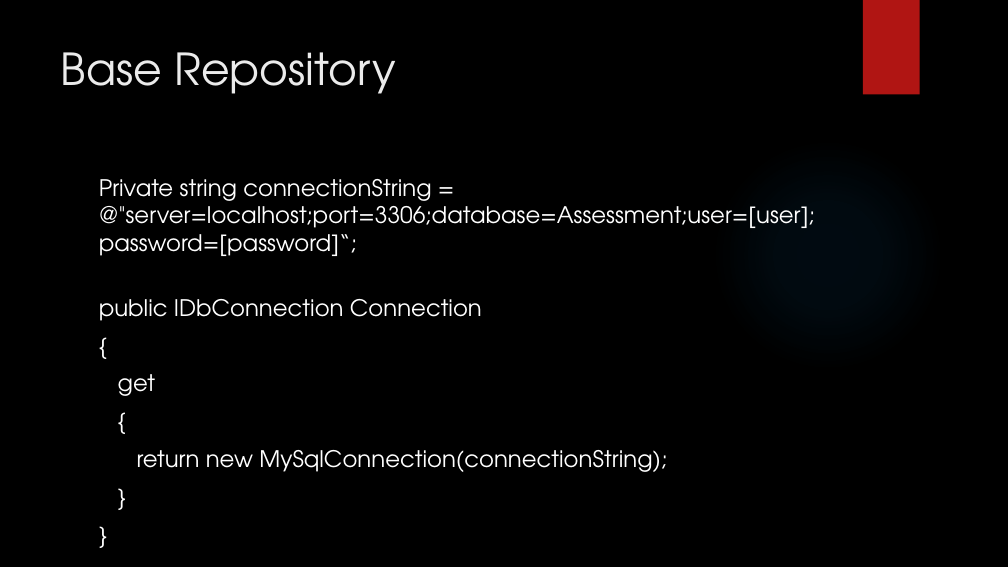
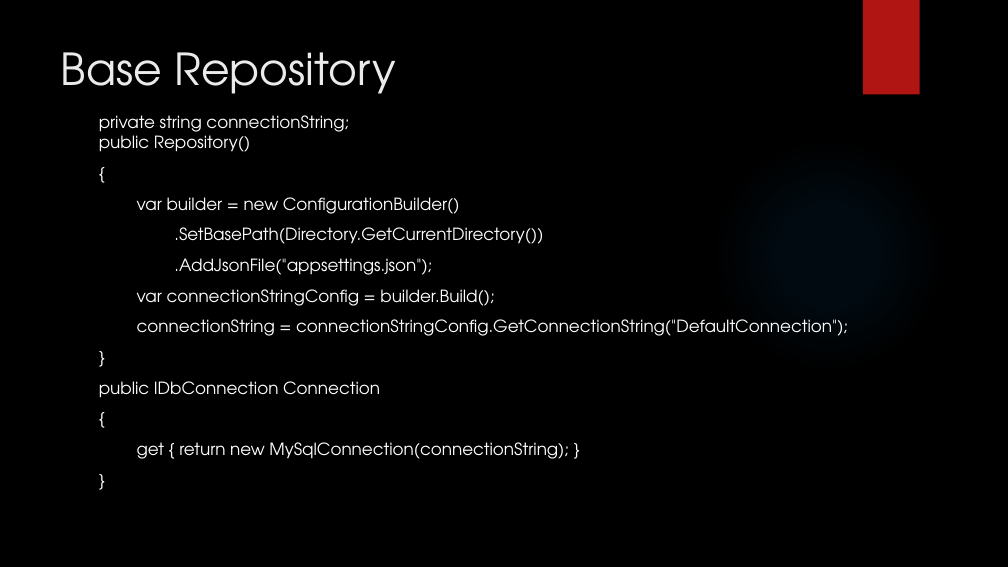
Before and after one commit to LogolsLLC/Logols-May2018, a slide deck: slide 33 of Slides/04_Sql_TrainingPlan.pptx (slide 32 before the commit). Drawn at 1008x567 pixels with LibreOffice and Linux fonts; fonts in the diff are those of the drawing; background and template pictures are left out. Boxes give left, top, right and bottom in pixels: in the first picture for what was removed or moved away, otherwise in the second. Text is boxed around its words. In the diff, an @@ line names an element or a change of style, - is before the commit and + after.

```diff
--- a/Slides/04_Sql_TrainingPlan.pptx
+++ b/Slides/04_Sql_TrainingPlan.pptx
@@ text at <box>99,115,848,459</box>: paragraph removed @@
-}
@@ text "private string connectionString; public Repository()": place and size @@
-text "private string connectionString; public Repository()" at <box>99,179,815,472</box>
+text "private string connectionString; public Repository()" at <box>99,115,848,459</box>
@@ text at <box>99,115,848,336</box>: text changed; size 21.7 to 16 pt @@
-Private string connectionString = @"server=localhost;port=3306;database=Assessment;user=[user];password=[password]“;
+private string connectionString;
+public Repository()
+{
+var builder = new ConfigurationBuilder()
+.SetBasePath(Directory.GetCurrentDirectory())
+.AddJsonFile("appsettings.json");
+var connectionStringConfig = builder.Build();
+connectionString = connectionStringConfig.GetConnectionString("DefaultConnection");
+}
@@ text at <box>99,381,380,398</box>: size 21.7 to 16 pt in "public IDbConnection Connection", "{", "}" @@
@@ text at <box>137,442,569,459</box>: text changed; size 21.7 to 16 pt @@
-get
-{
-return new MySqlConnection(connectionString);
+get { return new MySqlConnection(connectionString); }
```
Also in this commit, not shown: 1 other slide changed, 1 slide added, 14 other files.
